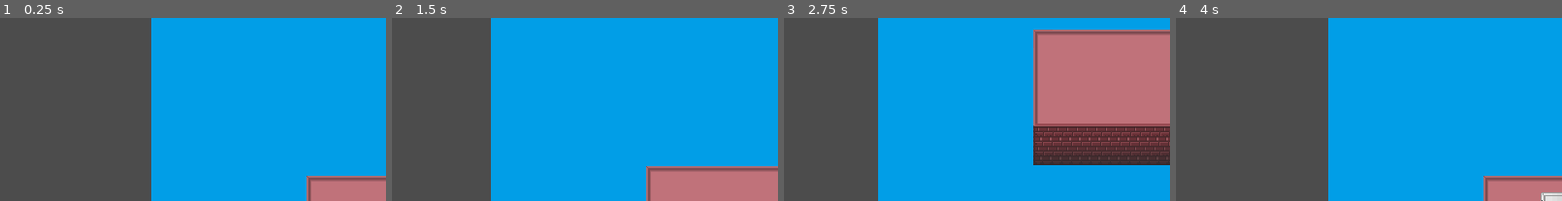
Above: before the commit, frames 1-4 (left to right).
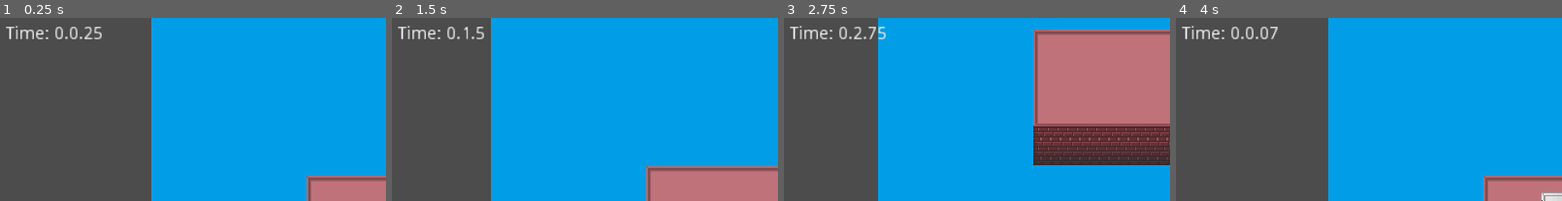
Above: after the commit, the same moments.

Repository: calsf/er
Game: Godot game, scene res://Level1.tscn
Same seed, same stepped clock (60 frames per second), same inputs: the game is played once before the commit and once after it.
Inputs:
- Up to frame 1 (0.25 s): no input
- Up to frame 2 (1.5 s): hold D (move_right) 0.53-1.28 s; hold Shift (walk) 0.53-1.28 s; tap Space (jump) at 0.77 s; hold S (move_down) from 1.28 s (still down); tap Shift (walk) at 1.35 s
- Up to frame 3 (2.75 s): tap Space (jump) at 1.52 s; release S (move_down) at 2.03 s; hold D (move_right) from 2.03 s (still down); hold Shift (walk) from 2.03 s (still down)
- Up to frame 4 (4 s): release D (move_right) at 2.78 s; release Shift (walk) at 2.78 s; hold W (move_up) 2.78-3.53 s; tap Shift (walk) at 2.85 s; tap Space (jump) at 3.02, 3.77 s; hold A (move_left) from 3.53 s (still down); hold Shift (walk) from 3.53 s (still down)
The pictures show only the part of the screen within x 0-50%, y 1-51%; the shares and areas given below are measured in that part.

The runs differ from the first frame. In frame 1, 0.7% of the frame differs, in the area x 1-27%, y 4-12%; in frame 2, 0.6%; in frame 3, 0.7%; in frame 4, 0.7%.

Commit message:
adding placeholder timer, resets on player respawn

Diff:
--- a/Level1.tscn
+++ b/Level1.tscn
@@ -7,8 +7,9 @@
 [ext_resource path="res://world_objects/saw/MovingSaw.tscn" type="PackedScene" id=5]
 [ext_resource path="res://elevations/ElevationOverlay.tscn" type="PackedScene" id=6]
 [ext_resource path="res://world_objects/player/Player.tscn" type="PackedScene" id=7]
-[ext_resource path="res://tile1.tres" type="TileSet" id=8]
+[ext_resource path="res://tilesets/tile1.tres" type="TileSet" id=8]
 [ext_resource path="res://tilesets/water_tile.png" type="Texture" id=9]
+[ext_resource path="res://Time.tscn" type="PackedScene" id=10]
 
 [sub_resource type="TileSet" id=1]
 0/name = "water_tile.png 0"
@@ -608,6 +609,14 @@
 
 [node name="Level1" type="Node2D"]
 
+[node name="CanvasLayer" type="CanvasLayer" parent="."]
+
+[node name="Time" parent="CanvasLayer" instance=ExtResource( 10 )]
+margin_left = 8.0
+margin_top = 8.0
+margin_right = 8.0
+margin_bottom = 8.0
+
 [node name="Elevation1Overlay" parent="." instance=ExtResource( 6 )]
 z_index = 1
 tile_set = ExtResource( 8 )
--- a/LevelTest.tscn
+++ b/LevelTest.tscn
@@ -1,6 +1,6 @@
 [gd_scene load_steps=21 format=2]
 
-[ext_resource path="res://tile1.tres" type="TileSet" id=1]
+[ext_resource path="res://tilesets/tile1.tres" type="TileSet" id=1]
 [ext_resource path="res://elevations/Elevation1Collision.tscn" type="PackedScene" id=2]
 [ext_resource path="res://world_objects/spiked_ball/SpikedBall.tscn" type="PackedScene" id=3]
 [ext_resource path="res://elevations/Elevation2Collision.tscn" type="PackedScene" id=4]
@@ -11,6 +11,7 @@
 
 
 
+
 [sub_resource type="RectangleShape2D" id=1]
 extents = Vector2( 159, 111 )
 
--- /dev/null
+++ b/Time.gd
@@ -0,0 +1,23 @@
+extends Control
+
+
+var time = 0
+var minutes = 0
+onready var time_text = $TimeText
+onready var player = get_node("../../YSortWorldObjects/Player")
+
+func _ready():
+	# When player_reset signal is emitted, will reset time values
+	player.connect("player_reset", self, "reset_time")
+
+func _process(delta):
+	time += delta
+	if (time > 60):
+		minutes += 1
+		time = 0
+	time_text.text = str("Time: ", minutes, ".", stepify(time, 0.01))
+
+# Reset time values
+func reset_time():
+	time = 0
+	minutes = 0
--- /dev/null
+++ b/Time.tscn
@@ -0,0 +1,16 @@
+[gd_scene load_steps=2 format=2]
+
+[ext_resource path="res://Time.gd" type="Script" id=1]
+
+[node name="Time" type="Control"]
+script = ExtResource( 1 )
+__meta__ = {
+"_edit_use_anchors_": false
+}
+
+[node name="TimeText" type="RichTextLabel" parent="."]
+margin_right = 128.0
+margin_bottom = 32.0
+__meta__ = {
+"_edit_use_anchors_": false
+}
--- a/world_objects/player/Player.tscn
+++ b/world_objects/player/Player.tscn
@@ -970,11 +970,9 @@
 blend_point_7/pos = Vector2( 0.4, -0.6 )
 blend_mode = 1
 
-[sub_resource type="AnimationNodeAnimation" id=113]
+[sub_resource type="AnimationNodeAnimation" id=91]
 animation = "Respawn"
 
-[sub_resource type="AnimationNodeStateMachineTransition" id=91]
-
 [sub_resource type="AnimationNodeStateMachineTransition" id=92]
 
 [sub_resource type="AnimationNodeStateMachineTransition" id=93]
@@ -997,19 +995,21 @@
 
 [sub_resource type="AnimationNodeStateMachineTransition" id=102]
 
+[sub_resource type="AnimationNodeStateMachineTransition" id=103]
+
+[sub_resource type="AnimationNodeStateMachineTransition" id=104]
+
+[sub_resource type="AnimationNodeStateMachineTransition" id=105]
+
+[sub_resource type="AnimationNodeStateMachineTransition" id=106]
+
 [sub_resource type="AnimationNodeStateMachineTransition" id=107]
 
 [sub_resource type="AnimationNodeStateMachineTransition" id=108]
 
 [sub_resource type="AnimationNodeStateMachineTransition" id=109]
 
-[sub_resource type="AnimationNodeStateMachineTransition" id=110]
-
-[sub_resource type="AnimationNodeStateMachineTransition" id=114]
-
-[sub_resource type="AnimationNodeStateMachineTransition" id=115]
-
-[sub_resource type="AnimationNodeStateMachine" id=111]
+[sub_resource type="AnimationNodeStateMachine" id=110]
 states/Death/node = SubResource( 54 )
 states/Death/position = Vector2( 863, 326 )
 states/Fall/node = SubResource( 63 )
--- a/world_objects/player/player.gd
+++ b/world_objects/player/player.gd
@@ -28,6 +28,7 @@
 var ground_elevation = elevations[1]	# The elevation of height in which player is considered grounded
 
 # Death
+signal player_reset
 var is_respawning = false
 
 onready var player_shadow = $Shadow
@@ -300,4 +301,5 @@
 	# Block execution until reset, also waits for Respawn animation to finish
 	yield(get_tree().create_timer(.9), "timeout")
 	camera.smoothing_enabled = true	# Re-enable camera smoothing
+	emit_signal("player_reset")	# Emit player reset signal
 	is_respawning = false
Not shown: 1 places in Level1.tscn that only renumber resources
Renamed: tile1.tres -> tilesets/tile1.tres
Not shown: 2 places in world_objects/player/Player.tscn that only renumber resources
